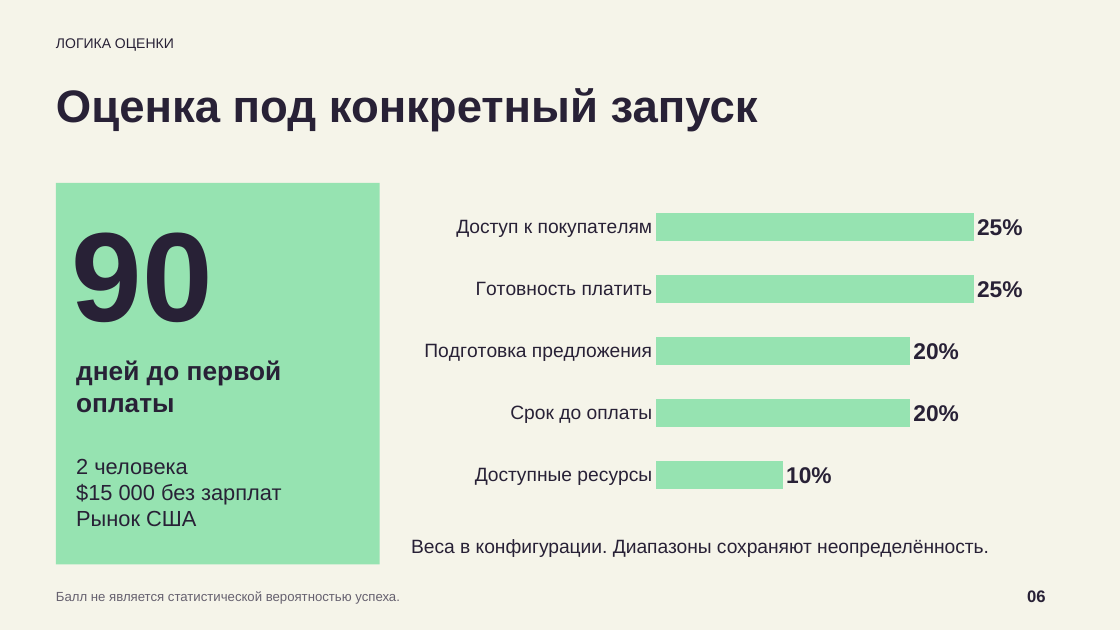
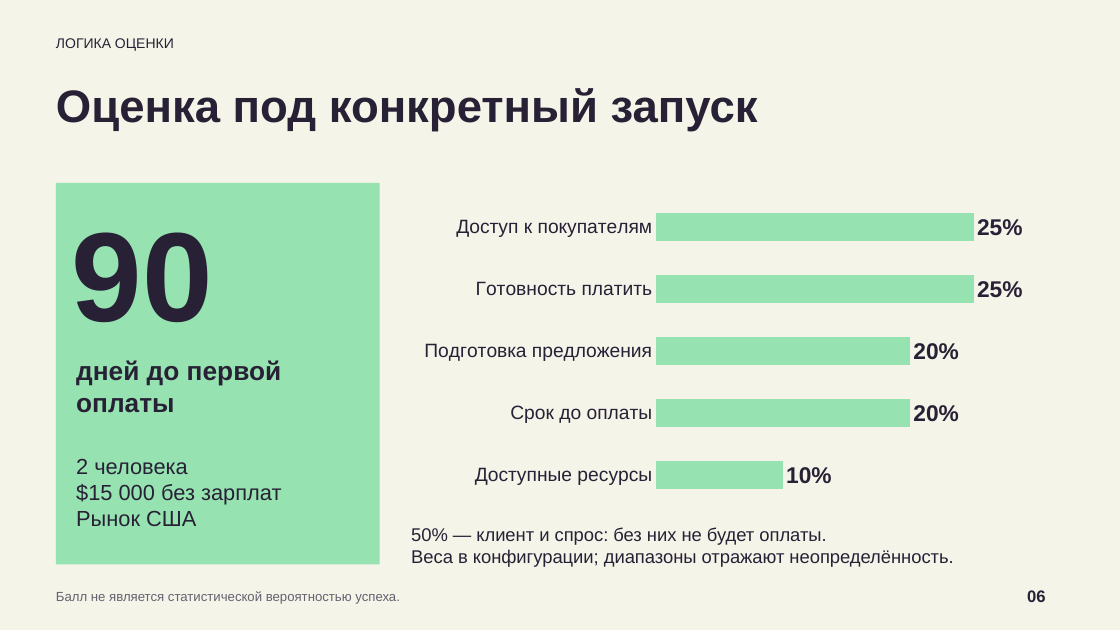
Before and after one commit to bcmle/test_ai_builder, a slide deck: slide 6 of presentation/AI-Builder-CEO.pptx. Drawn at 1120x630 pixels with LibreOffice and Linux fonts; fonts in the diff are those of the drawing. Boxes give left, top, right and bottom in pixels: in the first picture for what was removed or moved away, otherwise in the second. Text is boxed around its words. In the diff, an @@ line names an element or a change of style, - is before the commit and + after.

```diff
--- a/presentation/AI-Builder-CEO.pptx
+++ b/presentation/AI-Builder-CEO.pptx
@@ text at bbox=[411, 527, 953, 567]: text changed; size 16.5 to 15.8 pt @@
-Веса в конфигурации. Диапазоны сохраняют неопределённость.
+50% — клиент и спрос: без них не будет оплаты.
+Веса в конфигурации; диапазоны отражают неопределённость.
```
Also in this commit, not shown: 4 other slides changed, 9 other files.
